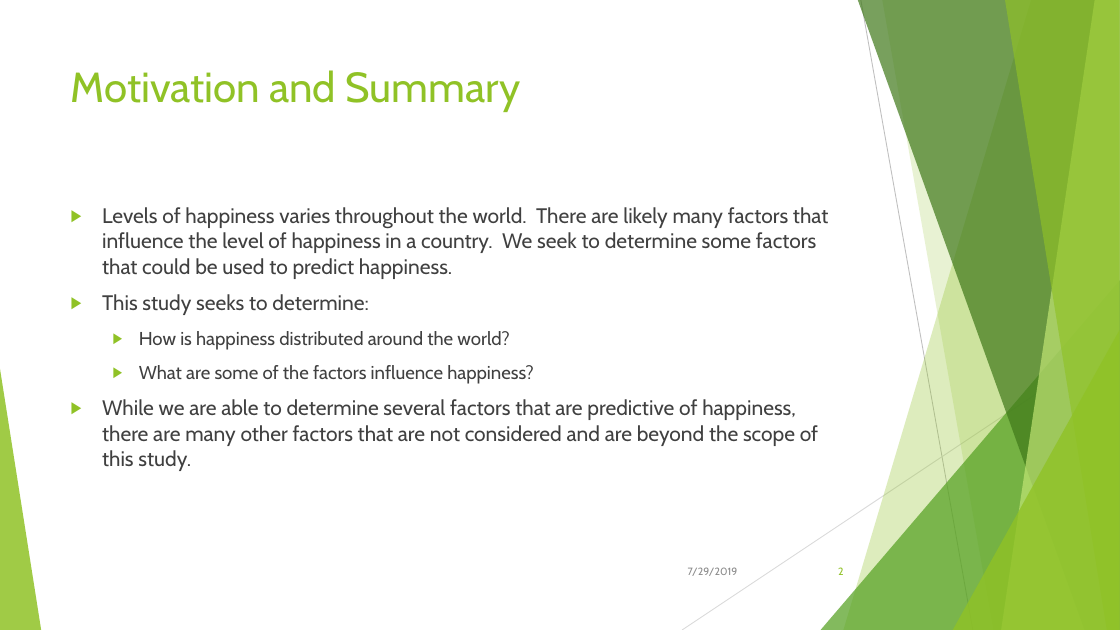
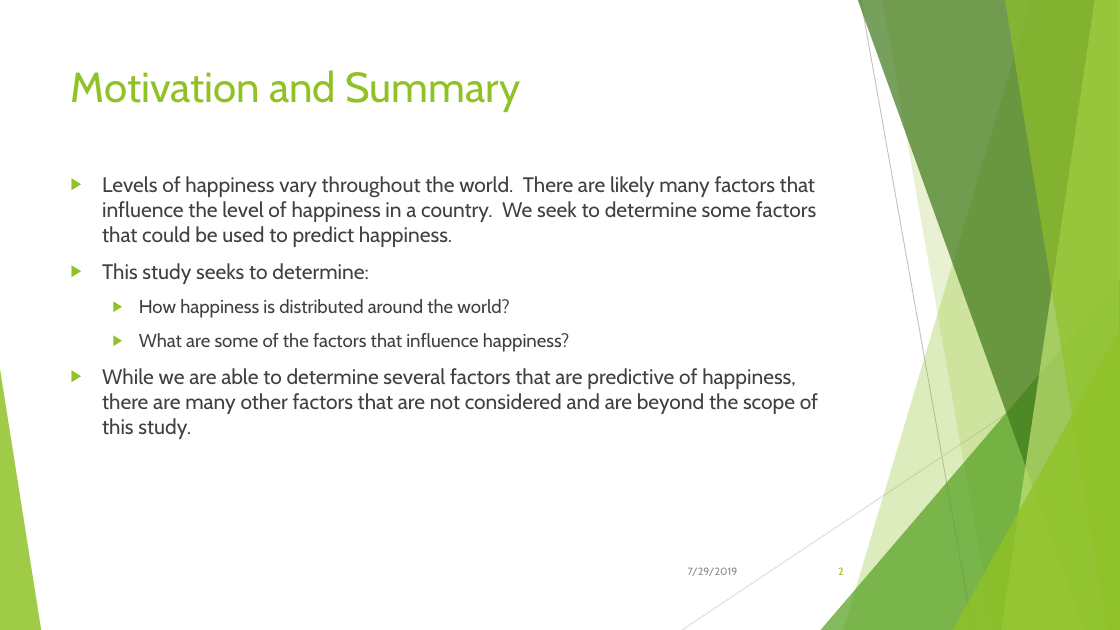
Before and after one commit to Kika000/Project-1, a slide deck: slide 2 of What Makes the World Happy.pptx. Drawn at 1120x630 pixels with LibreOffice and Linux fonts; fonts in the diff are those of the drawing. Boxes give left, top, right and bottom in pixels: in the first picture for what was removed or moved away, otherwise in the second. Text is boxed around its words. In the diff, an @@ line names an element or a change of style, - is before the commit and + after.

Commit message:
updated presentation

```diff
--- a/What Makes the World Happy.pptx
+++ b/What Makes the World Happy.pptx
@@ text "Levels of happiness vary throughout ...": place and size @@
-text "Levels of happiness vary throughout ..." at (102, 207, 828, 471)
+text "Levels of happiness vary throughout ..." at (102, 176, 818, 439)
@@ text at (102, 176, 816, 247): text changed @@
-▶ Levels of happiness varies throughout the world. There are likely many factors that influence the level of happiness in a country. We seek to determine some factors that could be used to predict happiness.
+▶ Levels of happiness vary throughout the world. There are likely many factors that influence the level of happiness in a country. We seek to determine some factors that could be used to predict happiness.
@@ text at (139, 299, 570, 352): text changed @@
-  ▶ How is happiness distributed around the world?
-  ▶ What are some of the factors influence happiness?
+  ▶ How happiness is distributed around the world?
+  ▶ What are some of the factors that influence happiness?
```
Also in this commit, not shown: 9 other slides changed, 1 slide added.
